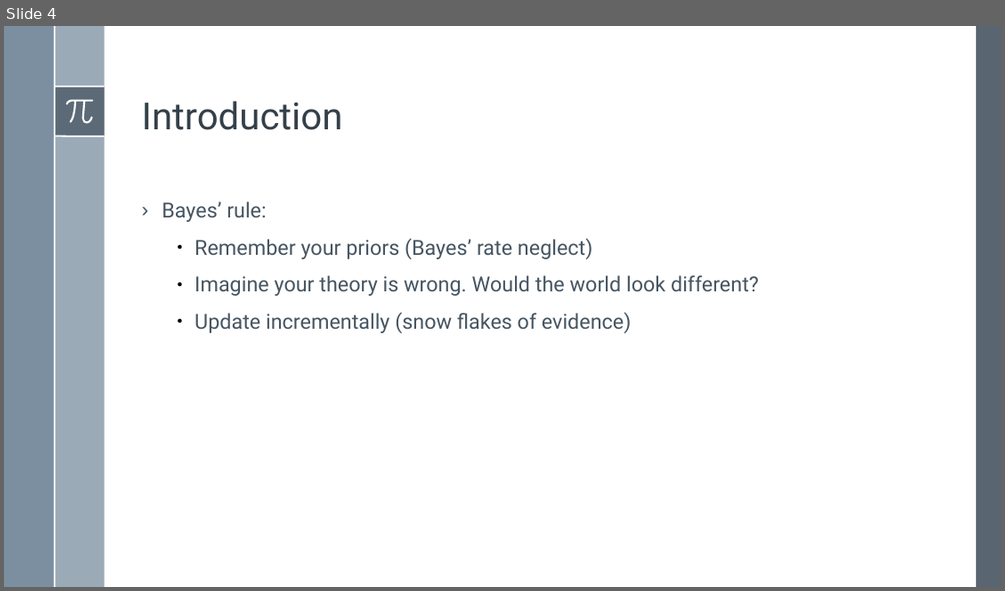
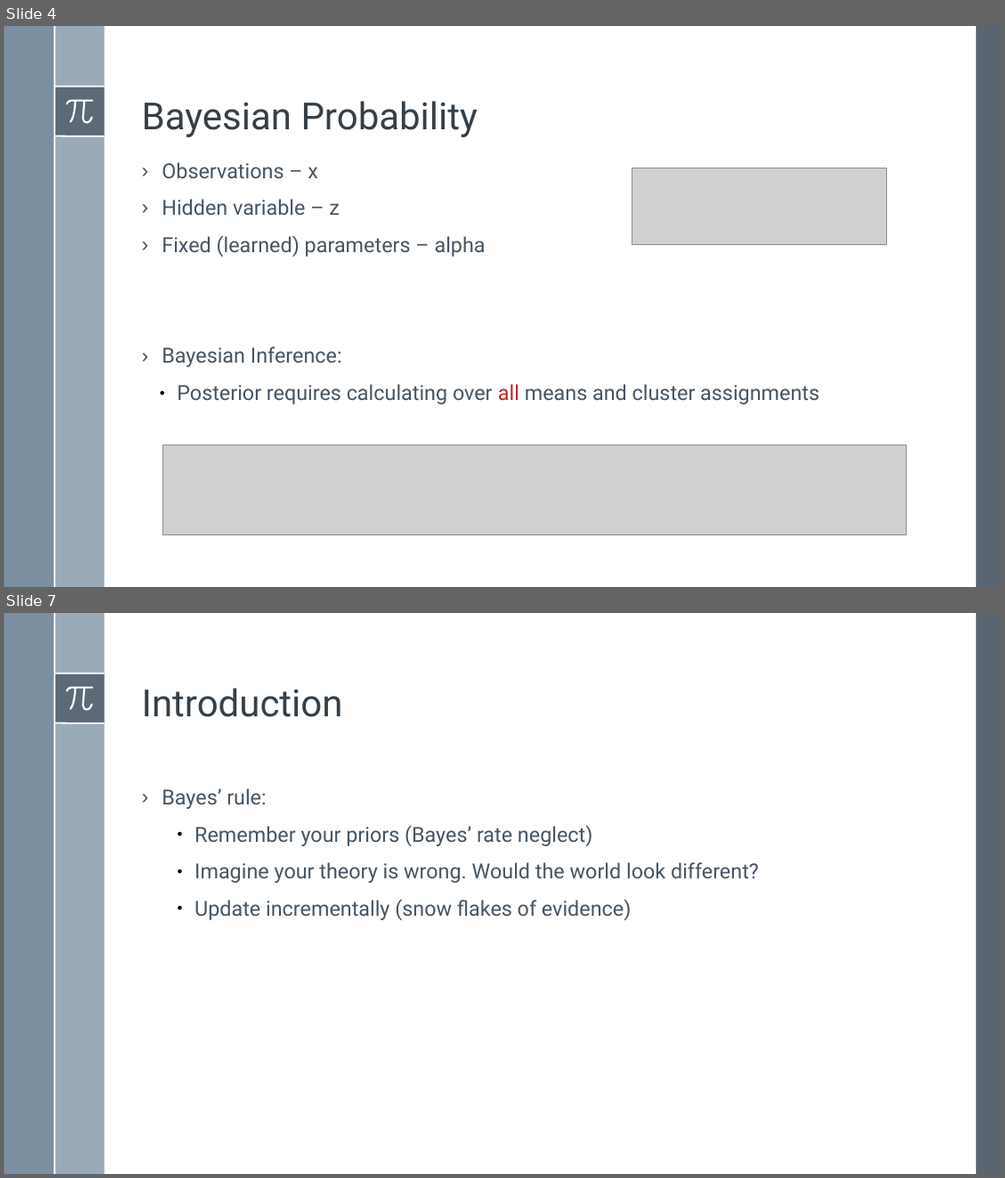
Before and after one commit to BardiaMojra/presentations, a slide deck: unified_probabilistic_deep_continual_learning_through_generative_replay_and_open_set_recognition/presentation.odp. Shown one above the other, each under a label of ours: slide 4 before the commit, slides 4 and 7 after it; the slides between them are not shown. The pictures are 1005x591 and 1005x1178 pixels, drawn with LibreOffice and Linux fonts; fonts in the diff are those of the drawing; grey boxes stand for pictures. Boxes give left, top, right and bottom in pixels: in the first picture for what was removed or moved away, otherwise in the second. Text is boxed around its words. In the diff, an @@ line names an element or a change of style, - is before the commit and + after.

```diff
--- a/unified_probabilistic_deep_continual_learning_through_generative_replay_and_open_set_recognition/presentation.odp
+++ b/unified_probabilistic_deep_continual_learning_through_generative_replay_and_open_set_recognition/presentation.odp
@@ slide 4 added at [4,26,1001,587], background #FFFFFF; not listed: 8 template elements that a slide beside it also shows @@
@@ text added at [142,101,477,137], 36 pt, text #344049 @@
+Bayesian Probability
@@ text added at [162,162,819,404], 20 pt, text #465562 @@
+› Observations – x
+› Hidden variable – z
+› Fixed (learned) parameters – alpha
+› Bayesian Inference:
+  ● Posterior requires calculating over all means and cluster assignments
@@ picture added at [632,168,886,244] @@
@@ picture added at [162,445,906,534] @@
@@ what was slide 4 is now slide 7 @@
```
Also in this commit, not shown: 1 slide changed, 4 other slides added, 2 slides removed, 4 other files.
